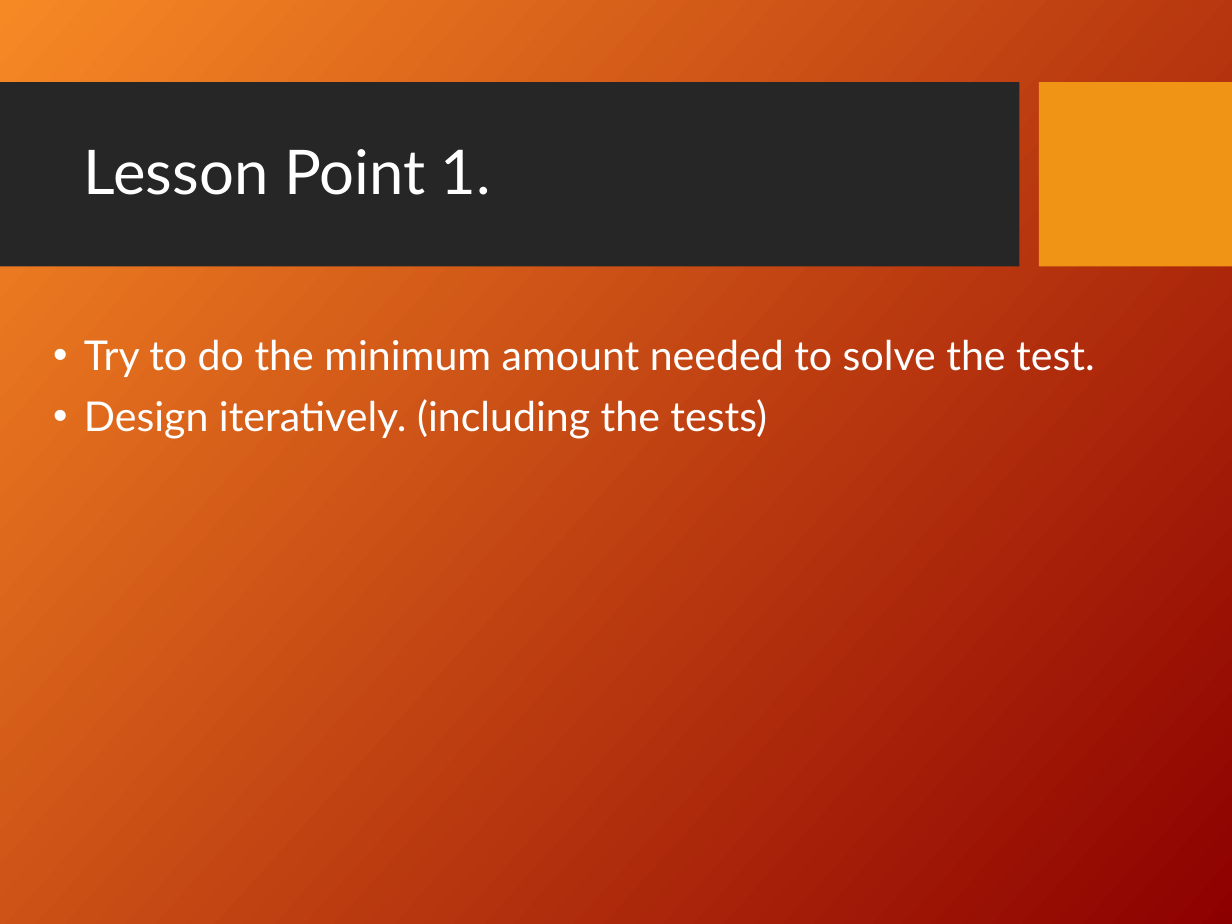
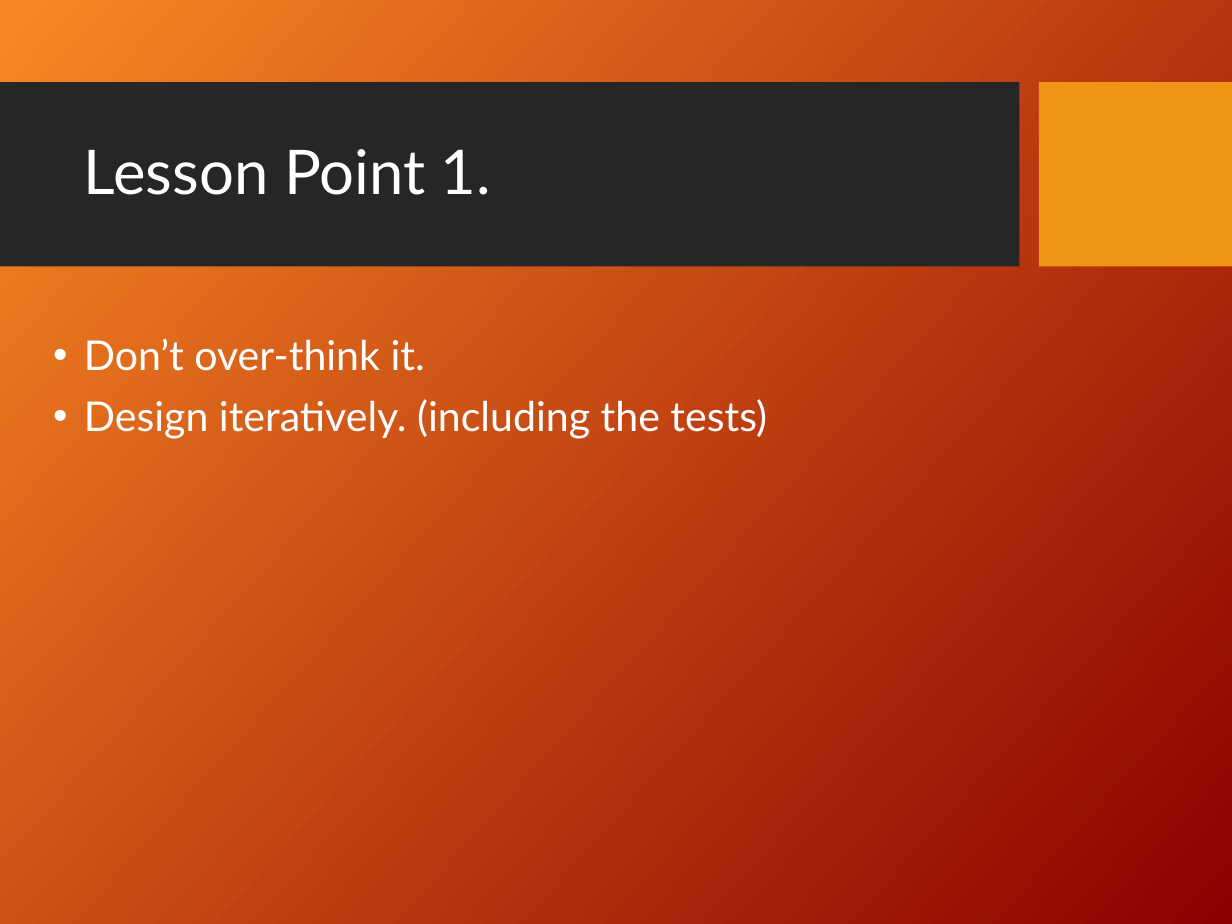
Before and after one commit to dkneuma/BowlingGame, a slide deck: slide 22 of Documentation/Bowling Game Kata.ppt. Drawn at 1232x924 pixels with LibreOffice and Linux fonts; fonts in the diff are those of the drawing; background and template pictures are left out. Boxes give left, top, right and bottom in pixels: in the first picture for what was removed or moved away, otherwise in the second. Text is boxed around its words. In the diff, an @@ line names an element or a change of style, - is before the commit and + after.

```diff
--- a/Documentation/Bowling Game Kata.ppt
+++ b/Documentation/Bowling Game Kata.ppt
@@ text at [84,338,425,371]: text changed @@
-• Try to do the minimum amount needed to solve the test.
+• Don’t over-think it.
```
Also in this commit, not shown: 13 other slides changed, 4 slides added, 24 slides removed, 7 other files.
